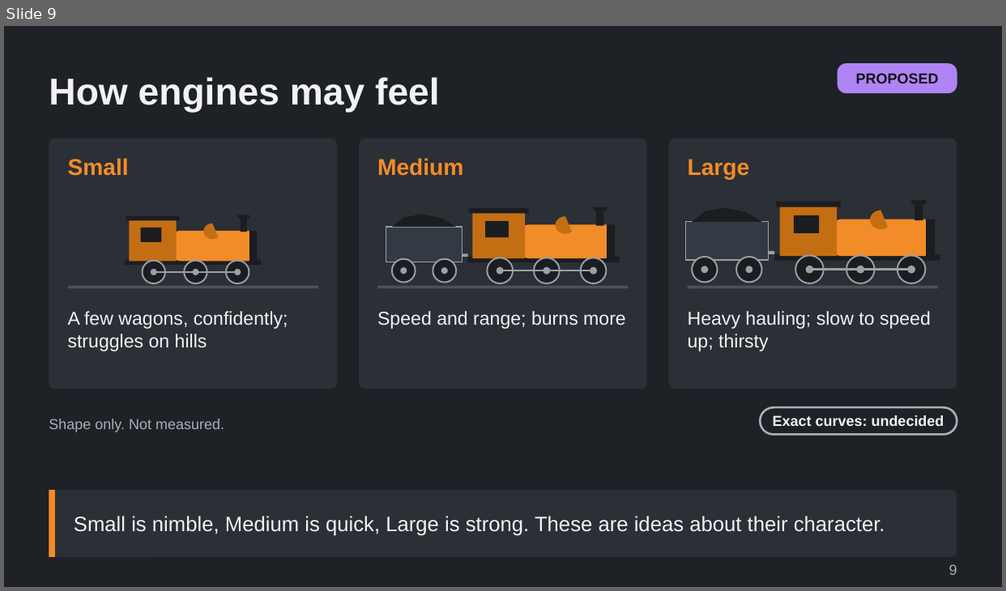
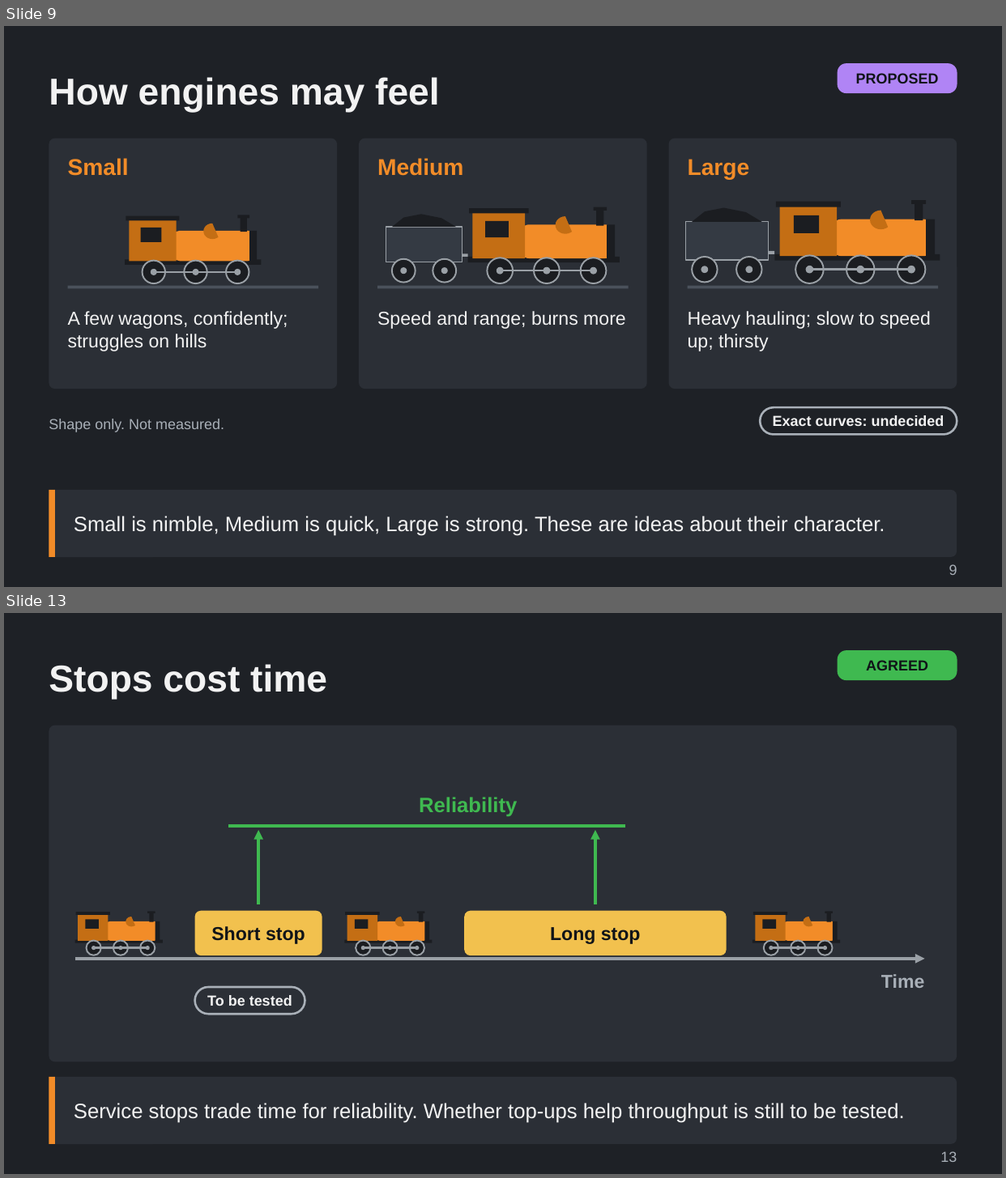
Before and after one commit to Tarenkookoo/Satisfactory---Early-Locomotion, a slide deck: Reporting/Claude Presents/Deck9_Balance/How_the_Mod_Is_Balanced_Explained.pptx. Shown one above the other, each under a label of ours: slide 9 before the commit, slides 9 and 13 after it; the slides between them are not shown. The pictures are 1006x591 and 1006x1178 pixels, drawn with LibreOffice and Linux fonts; fonts in the diff are those of the drawing. Boxes give left, top, right and bottom in pixels: in the first picture for what was removed or moved away, otherwise in the second. Text is boxed around its words. In the diff, an @@ line names an element or a change of style, - is before the commit and + after.

```diff
--- a/Reporting/Claude Presents/Deck9_Balance/How_the_Mod_Is_Balanced_Explained.pptx
+++ b/Reporting/Claude Presents/Deck9_Balance/How_the_Mod_Is_Balanced_Explained.pptx
@@ slide 13 added at (4, 613, 1002, 1174), background #1E2126 @@
@@ rounded rectangle added at (837, 650, 957, 680), fill #3FB950, 14 pt, text #101418, bold @@
+AGREED
@@ title added at (49, 664, 327, 699), 36 pt, text #F2F2F2, bold @@
+Stops cost time
@@ group added at (49, 726, 957, 1063): 21 rectangles, 18 ellipses, 7 rounded rectangles, 4 lines, 3 arrows, 3 chord (boxed as its full ellipse)s, 2 texts @@
+Time
+Short stop
+Long stop
+Reliability
+To be tested
@@ rounded rectangle added at (49, 1077, 957, 1144), fill #2B2F36 @@
@@ rectangle added at (49, 1077, 55, 1144), fill #F28C28 @@
@@ text added at (74, 1103, 905, 1123), 20 pt, text #F2F2F2 @@
+Service stops trade time for reliability. Whether top-ups help throughput is still to be tested.
@@ text added at (940, 1152, 957, 1162), 14 pt, text #A9B0B8 @@
+13
```
Also in this commit, not shown: 8 other slides added, 3 other files.
